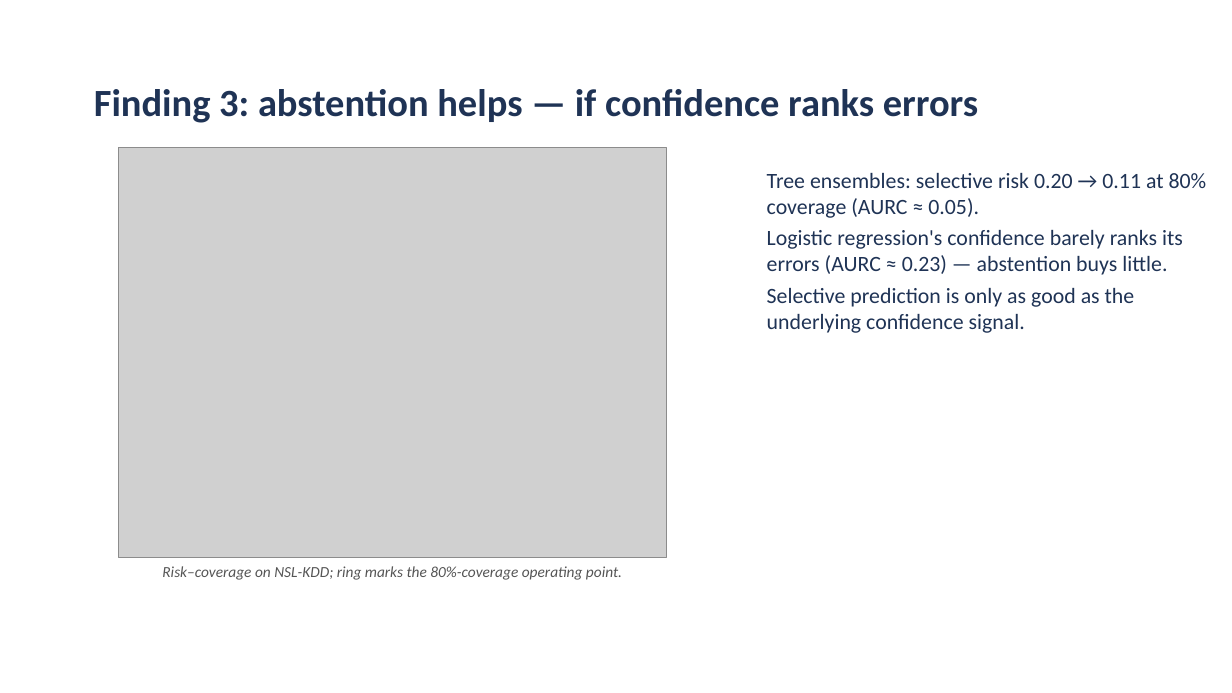
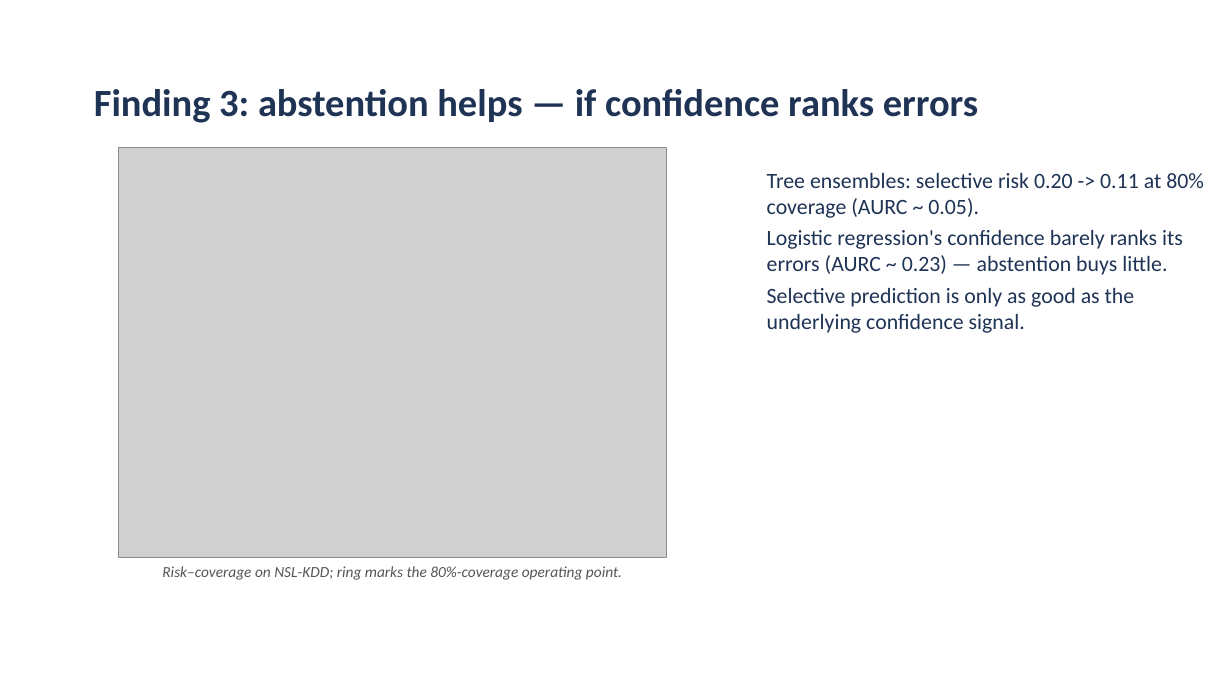
Before and after one commit to aiparallel0/chaoscrypt, a slide deck: slide 9 of papers/paper2-ids-selective/presentation.pptx. Drawn at 1232x693 pixels with LibreOffice and Linux fonts; fonts in the diff are those of the drawing; grey boxes stand for pictures; background and template pictures are left out. Boxes give left, top, right and bottom in pixels: in the first picture for what was removed or moved away, otherwise in the second. Text is boxed around its words. In the diff, an @@ line names an element or a change of style, - is before the commit and + after.

```diff
--- a/papers/paper2-ids-selective/presentation.pptx
+++ b/papers/paper2-ids-selective/presentation.pptx
@@ text at bbox=[767, 173, 1204, 275]: text changed @@
-Tree ensembles: selective risk 0.20 → 0.11 at 80% coverage (AURC ≈ 0.05).
-Logistic regression's confidence barely ranks its errors (AURC ≈ 0.23) — abstention buys little.
+Tree ensembles: selective risk 0.20 -> 0.11 at 80% coverage (AURC ~ 0.05).
+Logistic regression's confidence barely ranks its errors (AURC ~ 0.23) — abstention buys little.
```
Also in this commit, not shown: 11 other slides changed, 2 slides added, 2 slides removed, 2 other files.
